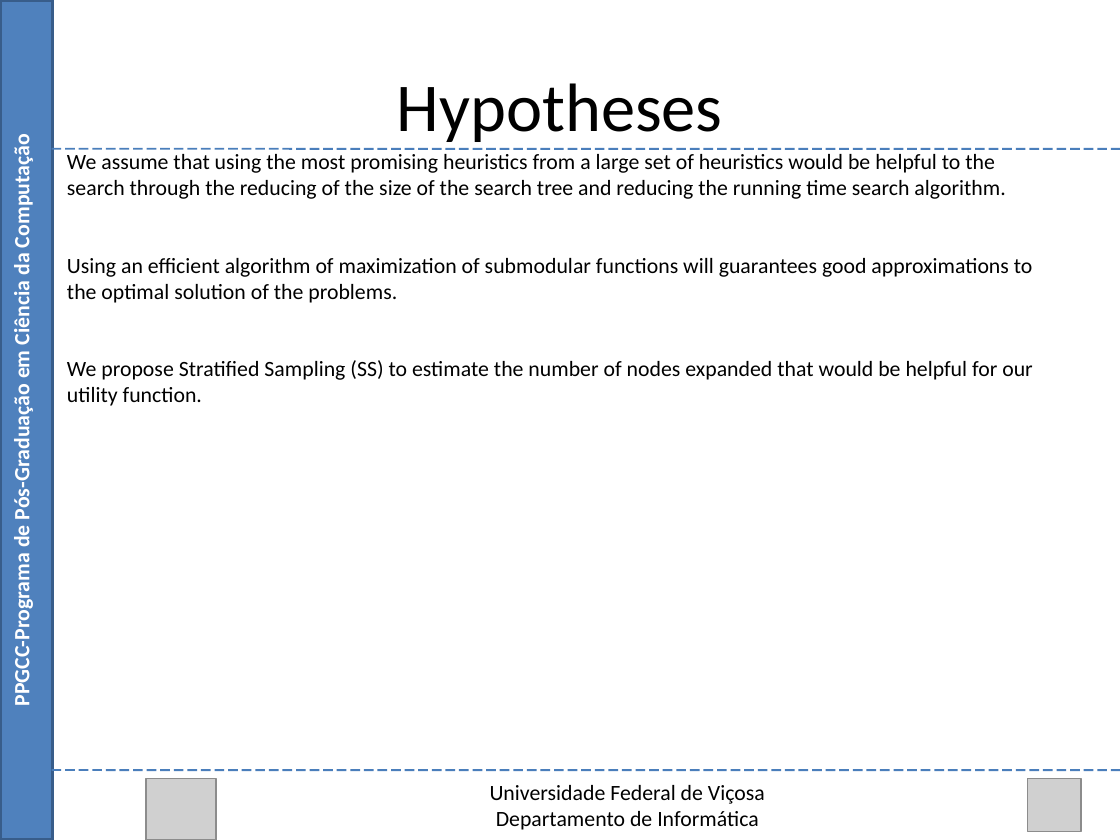
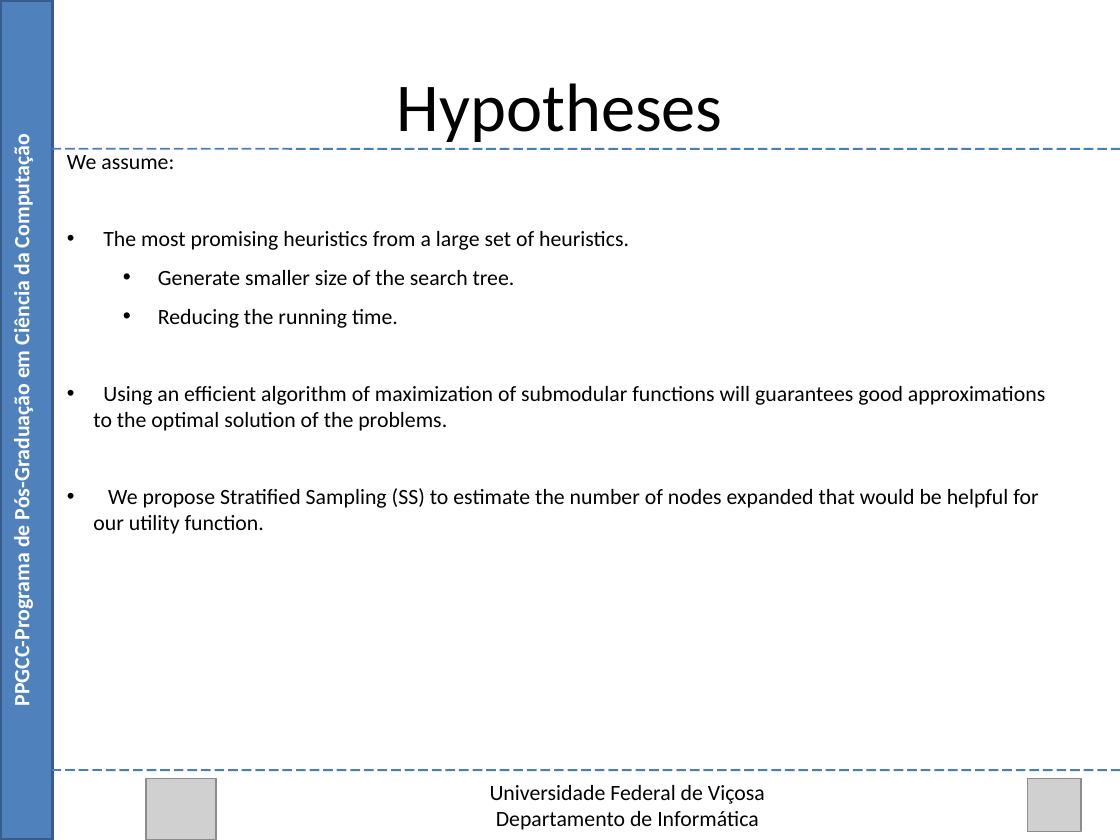
Before and after one commit to Marvinsky/research-marvin, a slide deck: slide 7 of latex/odp/selection heuristics.odp (slide 10 before the commit). Drawn at 1120x840 pixels with LibreOffice and Linux fonts; fonts in the diff are those of the drawing; grey boxes stand for pictures. Boxes give left, top, right and bottom in pixels: in the first picture for what was removed or moved away, otherwise in the second. Text is boxed around its words. In the diff, an @@ line names an element or a change of style, - is before the commit and + after.

```diff
--- a/latex/odp/selection heuristics.odp
+++ b/latex/odp/selection heuristics.odp
@@ text at <box>67,155,629,328</box>: text changed @@
-We assume that using the most promising heuristics from a large set of heuristics would be helpful to the search through the reducing of the size of the search tree and reducing the running time search algorithm.
+We assume:
+• The most promising heuristics from a large set of heuristics.
+  • Generate smaller size of the search tree.
+  • Reducing the running time.
@@ text at <box>93,386,1045,534</box>: bullet none to • @@
```
Also in this commit, not shown: 9 other slides changed, 8 slides removed, 3 other files.
